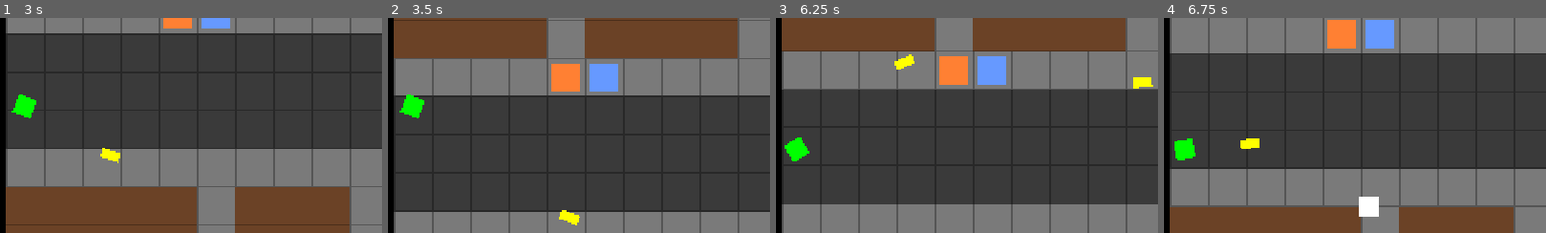
Above: before the commit, frames 1-4 (left to right).
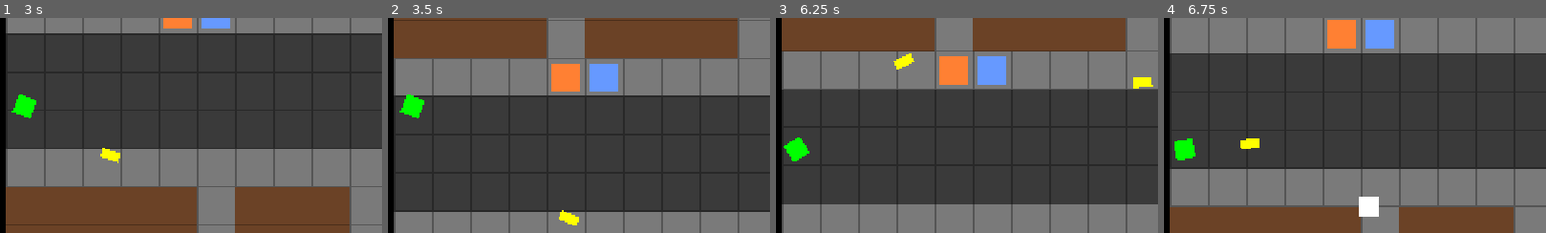
Above: after the commit, the same moments.

Repository: MKBSP/Zombie-game
Game: Godot game, scene res://scenes/ui/main_menu.tscn
Same seed, same stepped clock (60 frames per second), same inputs: the game is played once before the commit and once after it.
Inputs (mouse positions are % of the whole screen's width and height, from its top left):
- Up to frame 1 (3 s): click "PLAY" at 0.5 s; click "SINGLE PLAYER" at 1.25 s; click "HUMAN (shooter)" at 2 s; tap Enter (ui_accept) at 2.75 s; move the mouse to (45, 70) at 2.77 s; hold W (move_up) from 2.78 s (still down); hold Ctrl (focus_aim) from 2.78 s (still down); click (45, 70) at 2.92 s
- Up to frame 2 (3.5 s): keep holding W (move_up); keep holding Ctrl (focus_aim); tap Enter (ui_accept) at 3.02 s
- Up to frame 3 (6.25 s): release W (move_up) at 3.5 s; release Ctrl (focus_aim) at 3.5 s; drag from (80, 65) to (32, 92) at 3.52 s; move the mouse to (20, 35) at 4.27 s; hold A (move_left) 4.28-5 s; hold Left (cam_left) 4.28-5 s; click (20, 35) at 4.42 s; tap Ctrl (focus_aim) at 4.55, 6.05 s; tap Enter (ui_accept) at 5, 6.02 s; drag from (55, 50) to (32, 39) at 5.02 s; move the mouse to (35, 25) at 5.77 s; hold S (move_down) from 5.78 s (still down); hold Up (cam_up) from 5.78 s (still down); click (35, 25) at 5.92 s
- Up to frame 4 (6.75 s): release S (move_down) at 6.5 s; release Up (cam_up) at 6.5 s; drag from (72, 45) to (28, 29) at 6.52 s
The pictures show only the part of the screen within x 4-54%, y 24-74%; the shares and areas given below are measured in that part.

Frame 1 is identical in both runs. In frame 2, less than 0.1% of the frame differs, in the area x 45-51%, y 89-97%; in frame 3, less than 0.1%, in the area x 2-37%, y 16-61%; in frame 4, nothing differs.

Commit message:
refactor(aim): shooter input carries cursor position + focus flag
Co-Authored-By: Claude Sonnet 4.6 <noreply@anthropic.com>

Diff:
--- a/scenes/shooter/shooter.gd
+++ b/scenes/shooter/shooter.gd
@@ -42,8 +42,9 @@
 
 # --- Latest input from the controlling player (consumed server-side) ---
 var _net_dir: Vector2 = Vector2.ZERO
-var _net_aim: float = 0.0
+var _net_aim_target: Vector2 = Vector2.ZERO
 var _net_shooting: bool = false
+var _net_focus: bool = false
 
 # --- Node references (filled in _ready) ---
 @onready var gun_tip: Marker2D = $GunTip
@@ -77,12 +78,13 @@
 	)
 	if input_dir.length() > 0:
 		input_dir = input_dir.normalized()
-	var aim: float = (get_global_mouse_position() - global_position).angle()
+	var aim_target: Vector2 = get_global_mouse_position()
 	var shooting: bool = (
 		Input.is_action_pressed("ui_accept")
 		or Input.is_mouse_button_pressed(MOUSE_BUTTON_LEFT)
 	)
-	_send_input.rpc_id(1, input_dir, aim, shooting)
+	var focus: bool = Input.is_action_pressed("focus_aim")
+	_send_input.rpc_id(1, input_dir, aim_target, shooting, focus)
 
 	# Discrete one-shot weapon actions
 	if Input.is_action_just_pressed("swap_weapon"):
@@ -94,12 +96,13 @@
 
 
 @rpc("any_peer", "call_local", "unreliable_ordered")
-func _send_input(dir: Vector2, aim: float, shooting: bool) -> void:
+func _send_input(dir: Vector2, aim_target: Vector2, shooting: bool, focus: bool) -> void:
 	if not multiplayer.is_server():
 		return
 	_net_dir = dir.limit_length(1.0)
-	_net_aim = aim
+	_net_aim_target = aim_target
 	_net_shooting = shooting
+	_net_focus = focus
 
 
 @rpc("any_peer", "call_local", "reliable")
@@ -127,7 +130,8 @@
 
 	velocity = _net_dir * speed
 	move_and_slide()
-	rotation = _net_aim
+	if _net_aim_target != global_position:
+		rotation = (_net_aim_target - global_position).angle()
 
 	if _net_shooting:
 		shoot()
